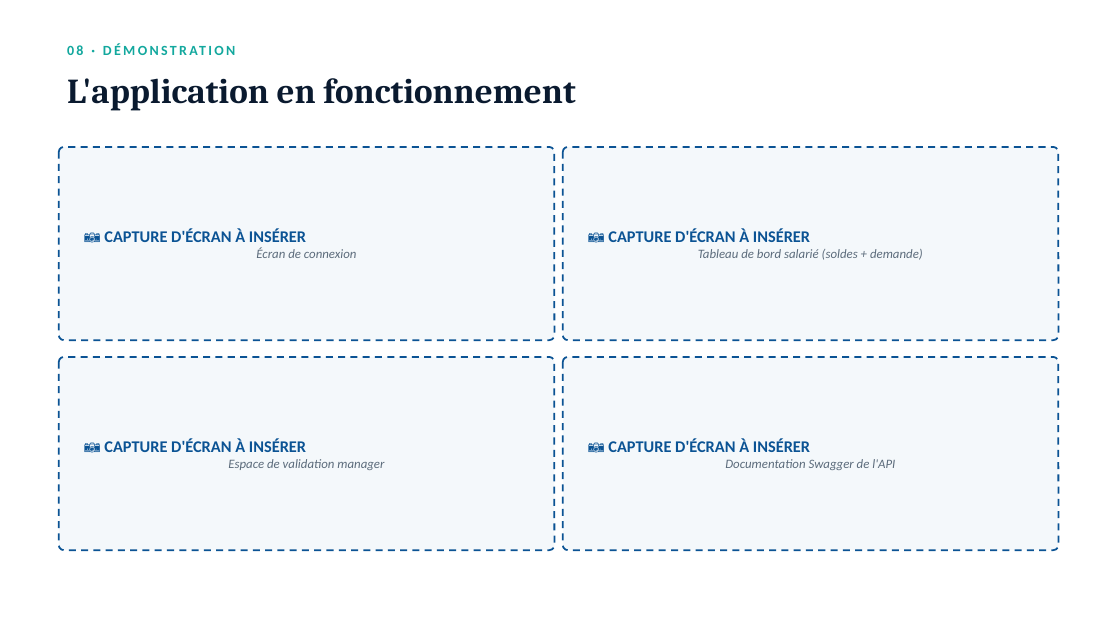
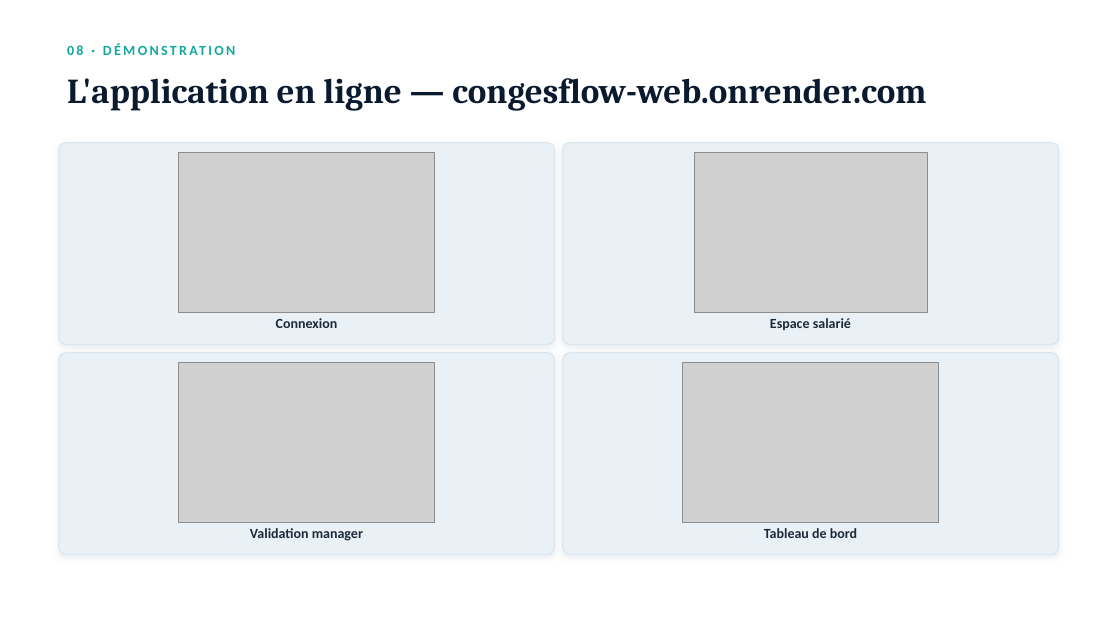
Before and after one commit to glo007/congesflow, a slide deck: slide 15 of livrables/Presentation_Soutenance_CongesFlow.pptx. Drawn at 1120x630 pixels with LibreOffice and Linux fonts; fonts in the diff are those of the drawing; grey boxes stand for pictures. Boxes give left, top, right and bottom in pixels: in the first picture for what was removed or moved away, otherwise in the second. Text is boxed around its words. In the diff, an @@ line names an element or a change of style, - is before the commit and + after.

Commit message:
Livrables : captures de l'application en ligne et liens (app + GitHub)
- 5 captures de l'app déployée (connexion, espace salarié, validation
  manager, tableau de bord, Swagger) dans docs/screenshots/.
- Mémoire : captures intégrées (Fig.13 à 17) + URL app et GitHub.
- PowerPoint : slide démo avec captures réelles + liens.
- DP : liens dépôt GitHub et application en ligne.

```diff
--- a/livrables/Presentation_Soutenance_CongesFlow.pptx
+++ b/livrables/Presentation_Soutenance_CongesFlow.pptx
@@ text at <box>67,78,926,111</box>: text changed @@
-L'application en fonctionnement
+L'application en ligne — congesflow-web.onrender.com
@@ rounded rectangle: place and size @@
-rounded rectangle at <box>59,147,555,340</box>
+rounded rectangle at <box>59,143,555,344</box>
@@ rounded rectangle: place and size @@
-rounded rectangle at <box>563,147,1059,340</box>
+rounded rectangle at <box>563,143,1059,344</box>
@@ picture added at <box>179,153,434,313</box> @@
@@ picture added at <box>694,153,927,313</box> @@
@@ text removed at <box>104,229,357,258</box> @@
-📷 CAPTURE D'ÉCRAN À INSÉRER
-Écran de connexion
@@ text removed at <box>608,229,923,260</box> @@
-📷 CAPTURE D'ÉCRAN À INSÉRER
-Tableau de bord salarié (soldes + demande)
@@ text added at <box>276,318,338,328</box>, 12 pt, text #1B2A3A, bold @@
+Connexion
@@ text at <box>770,318,851,330</box>: text changed; size 11 to 12 pt; text colour #5B6B7B to #1B2A3A; bold on; italic off @@
-📷 CAPTURE D'ÉCRAN À INSÉRER
-Espace de validation manager
+Espace salarié
@@ rounded rectangle: place and size @@
-rounded rectangle at <box>59,357,555,550</box>
+rounded rectangle at <box>59,353,555,555</box>
@@ fill #F4F8FB to #EAF1F6; outline #0B5394 1.5 pt dashed to #DCE6EE 1 pt; shadow on; proportions changed in 4 elements at <box>59,143,555,344</box>, <box>563,143,1059,344</box>, <box>59,353,555,555</box>, <box>563,353,1059,555</box> @@
@@ rounded rectangle: place and size @@
-rounded rectangle at <box>563,357,1059,550</box>
+rounded rectangle at <box>563,353,1059,555</box>
@@ picture added at <box>179,363,434,523</box> @@
@@ picture added at <box>683,363,939,523</box> @@
@@ text removed at <box>608,439,895,470</box> @@
-📷 CAPTURE D'ÉCRAN À INSÉRER
-Documentation Swagger de l'API
@@ text added at <box>250,528,363,541</box>, 12 pt, text #1B2A3A, bold @@
+Validation manager
@@ text added at <box>764,528,857,538</box>, 12 pt, text #1B2A3A, bold @@
+Tableau de bord
```
Also in this commit, not shown: 1 other slide changed, 10 other files.
